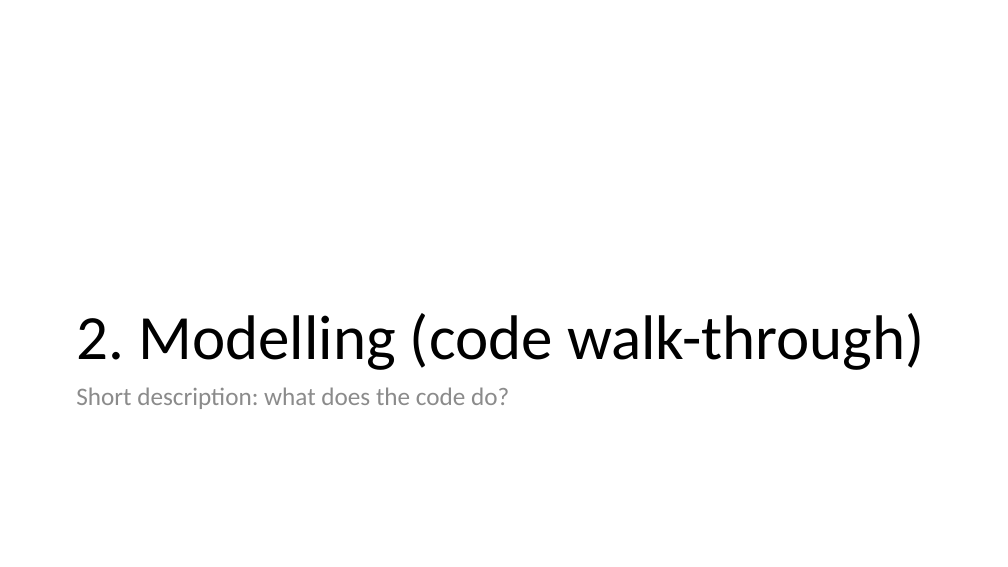
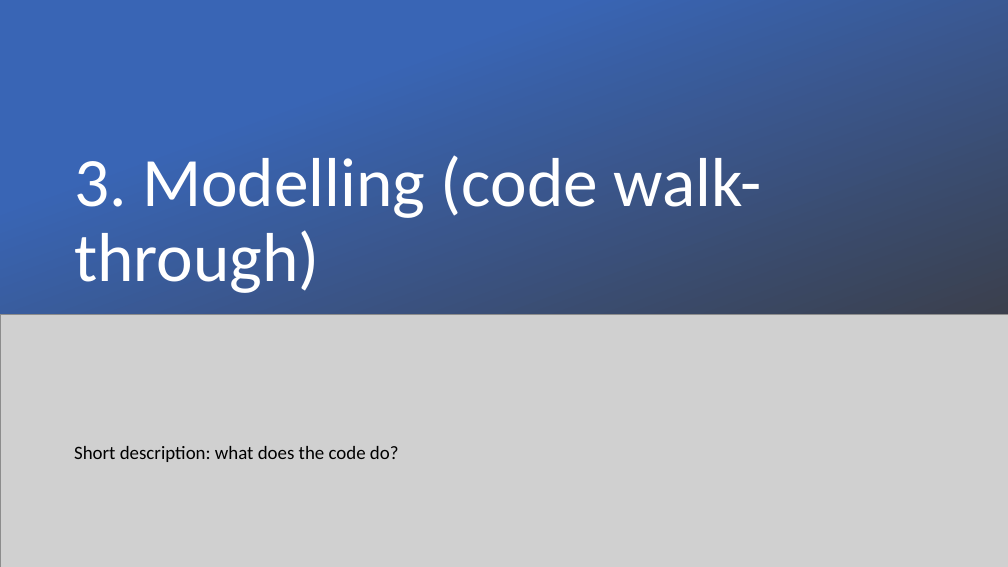
Before and after one commit to samuelstelzer/twitter_sentiment_analysis, a slide deck: slide 10 of handson_workshop.pptx (slide 9 before the commit). Drawn at 1008x567 pixels with LibreOffice and Linux fonts; fonts in the diff are those of the drawing; grey boxes stand for pictures. Boxes give left, top, right and bottom in pixels: in the first picture for what was removed or moved away, otherwise in the second. Text is boxed around its words. In the diff, an @@ line names an element or a change of style, - is before the commit and + after.

```diff
--- a/handson_workshop.pptx
+++ b/handson_workshop.pptx
@@ rectangle added at (0, 0, 1008, 461), fill gradient #3965B5 to #3B3838 @@
@@ title "3. Modelling (code walk-through)" at (74, 155, 762, 293): vertical alignment bottom to middle @@
@@ title at (74, 155, 762, 293): text changed; size 60 to 66 pt; text colour #000000 to #FFFFFF @@
-2. Modelling (code walk-through)
+3. Modelling (code walk-through)
@@ picture added at (0, 315, 1008, 567) @@
@@ text "Short description: what does the ...": place and size @@
-text "Short description: what does the ..." at (76, 387, 509, 409)
+text "Short description: what does the ..." at (74, 446, 399, 462)
@@ text "Short description: what does the ..." at (74, 446, 399, 462): size 24 to 18 pt, text colour #8C8C8C to #000000 @@
```
Also in this commit, not shown: 6 other slides changed, 1 slide added.
